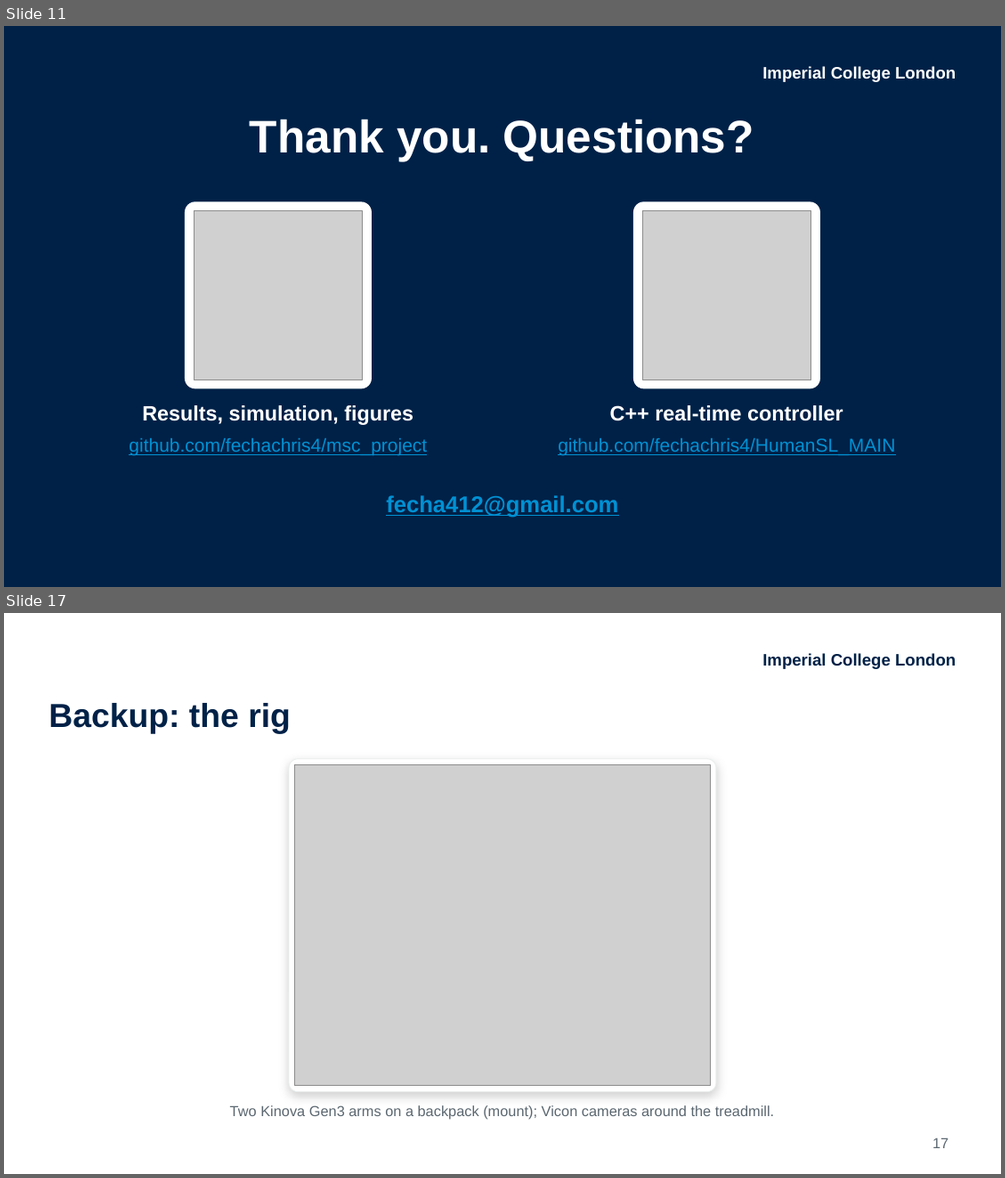
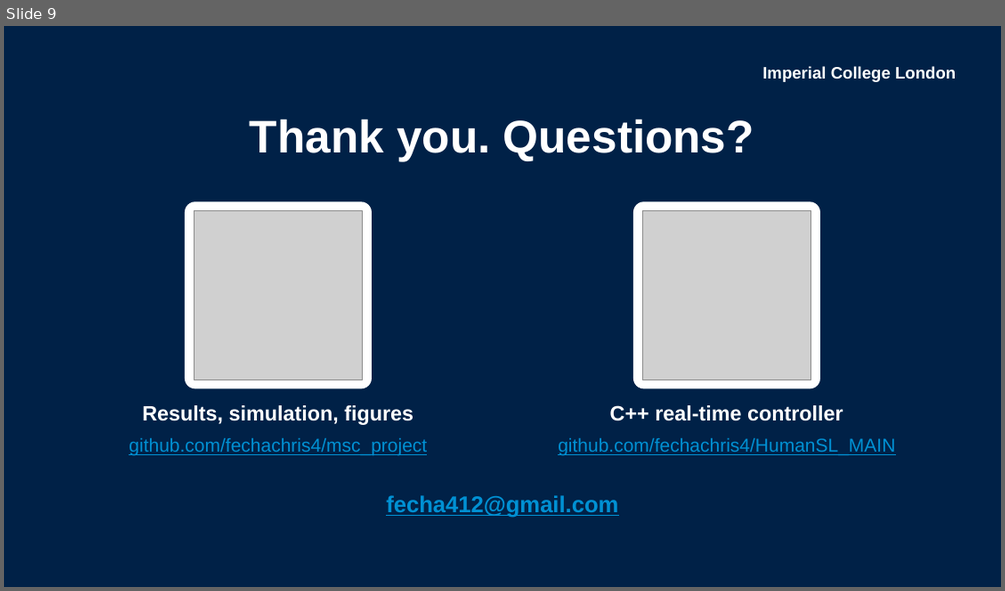
Before and after one commit to fechachris4/HumanSL_MAIN, a slide deck: presentation/World_Stable_Supernumerary_Effectors_Akabueze.pptx. Shown one above the other, each under a label of ours: slides 11 and 17 before the commit, slide 9 after it; the slides between them are not shown. The pictures are 1005x1178 and 1005x591 pixels, drawn with LibreOffice and Linux fonts; fonts in the diff are those of the drawing; grey boxes stand for pictures. Boxes give left, top, right and bottom in pixels: in the first picture for what was removed or moved away, otherwise in the second. Text is boxed around its words. In the diff, an @@ line names an element or a change of style, - is before the commit and + after.

```diff
--- a/presentation/World_Stable_Supernumerary_Effectors_Akabueze.pptx
+++ b/presentation/World_Stable_Supernumerary_Effectors_Akabueze.pptx
@@ slide 17 removed at bbox=[4, 613, 1001, 1174], background #FFFFFF @@
@@ text removed at bbox=[762, 653, 955, 669] @@
-Imperial College London
@@ title removed at bbox=[48, 703, 291, 734] @@
-Backup: the rig
@@ rounded rectangle removed at bbox=[289, 759, 716, 1092] @@
@@ picture removed at bbox=[295, 765, 710, 1086] @@
@@ text removed at bbox=[230, 1105, 774, 1119] @@
-Two Kinova Gen3 arms on a backpack (mount); Vicon cameras around the treadmill.
@@ page number removed at bbox=[932, 1137, 948, 1148] @@
-17
@@ what was slide 11 is now slide 9 @@
```
Also in this commit, not shown: 8 slides changed, 7 other slides removed, 3 other files.
